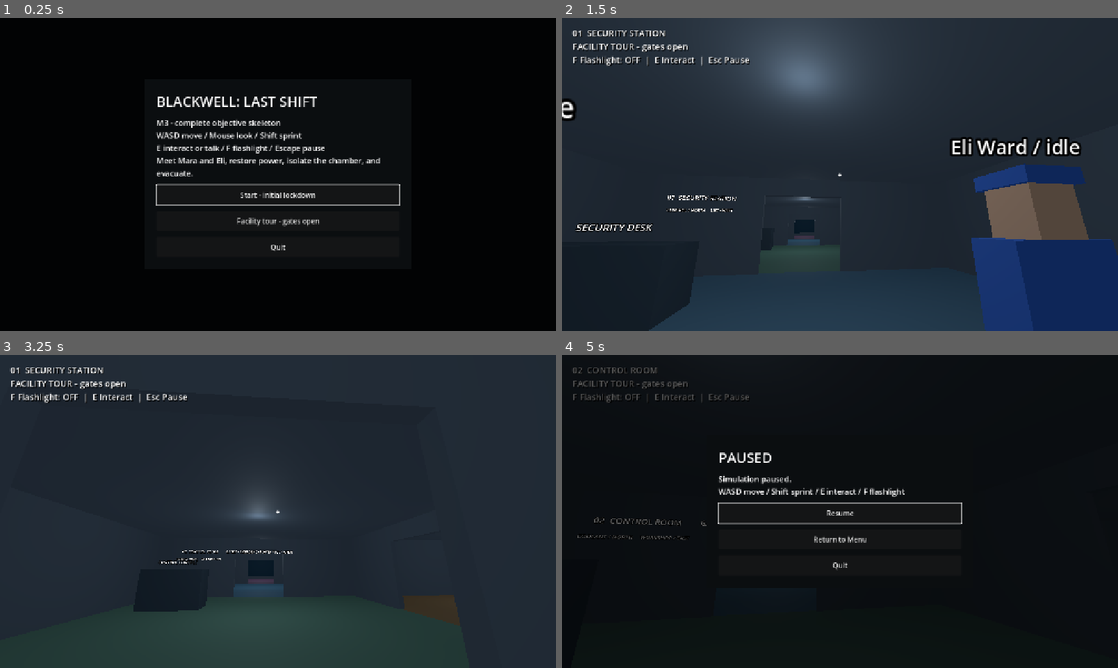
Above: before the commit, frames 1-4 (two rows, left to right).
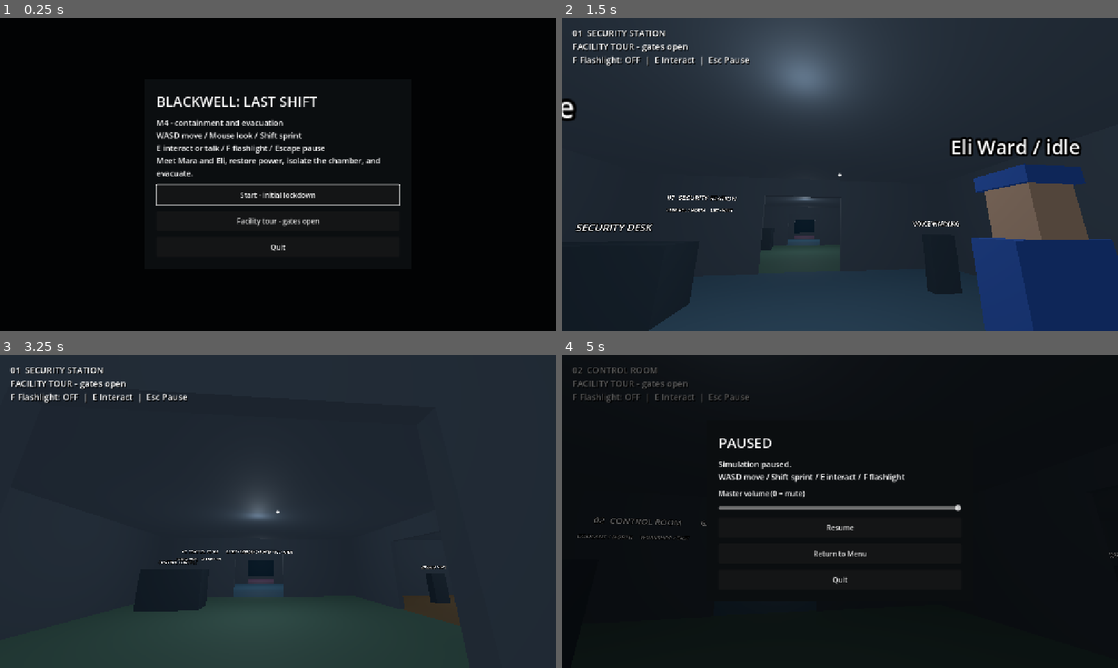
Above: after the commit, the same moments.

Repository: j043/CSC-4753-Artificial-Intelligence
Game: Godot game, scene res://scenes/main.tscn
The game is run twice, just before and just after one commit, with the same random seed, the same clock (stepped at 60 frames per second) and the same inputs.
Inputs (mouse positions are in pixels of both pictures, inside the frame that each line leads up to):
- Up to frame 1 (0.25 s): no input
- Up to frame 2 (1.5 s): click "Facility tour - gates open" at 0.5 s; tap Enter at 1.25 s; move the mouse to (867, 174) at 1.27 s; hold W (walk_forward) from 1.28 s (still down); hold F (flashlight) from 1.28 s (still down)
- Up to frame 3 (3.25 s): keep holding W (walk_forward); tap E (interact) at 1.55, 2.1 s; move the mouse to (250, 511) at 2.02 s; release F (flashlight) at 2.03 s; tap Shift (sprint) at 2.3 s; move the mouse to (289, 505) at 2.77 s; hold Shift (sprint) from 2.78 s (still down); tap J (journal, bound only after the commit) at 3.05 s
- Up to frame 4 (5 s): keep holding W (walk_forward); move the mouse to (834, 517) at 3.52 s; release Shift (sprint) at 3.53 s; tap J (journal, bound only after the commit) at 3.6 s; tap F (flashlight) at 3.8 s; move the mouse to (878, 514) at 4.27 s; hold F (flashlight) from 4.28 s (still down); tap E (interact) at 4.55 s; tap Escape (pause) at 4.9 s

The runs differ from the first frame. In frame 1, 0.2% of the frame differs, in the area x 29-51%, y 32-36%; in frame 2, 0.5%; in frame 3, 0.1%; in frame 4, 3.1%, in the area x 28-100%, y 26-74%.

Commit message:
Add M4 narrative events endings and checkpoint evacuation

Diff:
--- a/A1/game/scripts/facility.gd
+++ b/A1/game/scripts/facility.gd
@@ -43,6 +43,9 @@
 	sign_text("EXPERIMENTAL CHAMBER / SEALED", Vector3(0, 2.5, -41.4), 0, 25)
 	prop(Vector3(-15.5, 0.9, -2), Vector3(1, 1.8, 1), "Lift call panel", "Isolate the chamber, then board with both survivors to evacuate.")
 	box(Vector3(-16, 0.04, 1), Vector3(3, 0.08, 4), Color(0.6, 0.54, 0.27))
+	prop(Vector3(3.7, 0.7, -3), Vector3(0.7, 1.4, 0.4), "Voice warning", "")
+	prop(Vector3(9, 0.7, -15), Vector3(0.7, 1.4, 0.4), "Incident note", "")
+	prop(Vector3(-4, 0.7, -39), Vector3(0.7, 1.4, 0.4), "Isolation protocol", "")
 	build_navigation()
 
 func build_navigation() -> void:
--- a/A1/game/scripts/main.gd
+++ b/A1/game/scripts/main.gd
@@ -4,6 +4,8 @@
 const Player = preload("res://scripts/player.gd")
 const NPC = preload("res://scripts/npc.gd")
 const Progression = preload("res://scripts/progression.gd")
+const Narrative = preload("res://scripts/narrative.gd")
+var narrative: Node
 var progress: Node
 var speaker: CharacterBody3D
 var dialogue_page := "root"
@@ -28,7 +30,7 @@
 
 func _ready() -> void:
 	process_mode = Node.PROCESS_MODE_ALWAYS
-	for binding in [["walk_forward", KEY_W], ["walk_back", KEY_S], ["walk_left", KEY_A], ["walk_right", KEY_D], ["sprint", KEY_SHIFT], ["interact", KEY_E], ["flashlight", KEY_F], ["pause", KEY_ESCAPE]]:
+	for binding in [["walk_forward", KEY_W], ["walk_back", KEY_S], ["walk_left", KEY_A], ["walk_right", KEY_D], ["sprint", KEY_SHIFT], ["interact", KEY_E], ["flashlight", KEY_F], ["pause", KEY_ESCAPE], ["journal", KEY_J]]:
 		if not InputMap.has_action(binding[0]):
 			InputMap.add_action(binding[0])
 			var event := InputEventKey.new()
@@ -73,7 +75,7 @@
 	menu.add_theme_constant_override("separation", 14)
 	margin.add_child(menu)
 	show_menu()
-	print("Blackwell M3 ready")
+	print("Blackwell M4 ready")
 
 func label_at(offset: Vector2, size: int) -> Label:
 	var label := Label.new()
@@ -142,7 +144,7 @@
 	notice.text = ""
 	notice_queue.clear()
 	notice_time = 0
-	clear_menu("BLACKWELL: LAST SHIFT", "M3 - complete objective skeleton\nWASD move / Mouse look / Shift sprint\nE interact or talk / F flashlight / Escape pause\nMeet Mara and Eli, restore power, isolate the chamber, and evacuate.")
+	clear_menu("BLACKWELL: LAST SHIFT", "M4 - containment and evacuation\nWASD move / Mouse look / Shift sprint\nE interact or talk / F flashlight / Escape pause\nMeet Mara and Eli, restore power, isolate the chamber, and evacuate.")
 	button("Start - initial lockdown", start.bind(false))
 	button("Facility tour - gates open", start.bind(true))
 	button("Quit", func(): get_tree().quit())
@@ -161,6 +163,9 @@
 	progress.app = self
 	world.add_child(progress)
 	world.progression = progress
+	narrative = Narrative.new()
+	narrative.app = self
+	world.add_child(narrative)
 	player.object_selected.connect(interact_object)
 	player.interacted.connect(show_notice)
 	player.npc_selected.connect(open_dialogue)
@@ -199,13 +204,29 @@
 	mode = "pause"
 	get_tree().paused = true
 	clear_menu("PAUSED", "Simulation paused.\nWASD move / Shift sprint / E interact / F flashlight")
+	var volume_label := Label.new()
+	volume_label.text = "Master volume (0 = mute)"
+	menu.add_child(volume_label)
+	var volume := HSlider.new()
+	volume.min_value = 0
+	volume.max_value = 100
+	volume.value = AudioServer.get_bus_volume_linear(0) * 100
+	volume.value_changed.connect(func(value: float): AudioServer.set_bus_volume_linear(0, value / 100.0))
+	menu.add_child(volume)
 	button("Resume", resume)
+	if not narrative.checkpoint.is_empty():
+		button("Restart Checkpoint", retry_checkpoint)
 	button("Return to Menu", show_menu)
 	button("Quit", func(): get_tree().quit())
 
 func _input(event: InputEvent) -> void:
+	if event.is_action_pressed("journal") and mode == "play" and not tour and progress.stage < 6:
+		show_journal()
+		get_viewport().set_input_as_handled()
 	if event.is_action_pressed("pause") and not event.is_echo():
-		if mode == "dialogue":
+		if mode in ["journal", "decision"]:
+			resume()
+		elif mode == "dialogue":
 			close_dialogue()
 		elif mode == "play":
 			pause_game()
@@ -320,26 +341,114 @@
 	if mode != "play" or not is_instance_valid(player):
 		return
 	hud.text = "%s\n%s\nF Flashlight: %s  |  E Interact  |  Esc Pause" % [world.area_name(player.position), "FACILITY TOUR - gates open" if tour else ("O%d/6: %s\n%s" % [mini(progress.stage, 6), progress.hint(), progress.readiness()]), "ON" if player.light.visible else "OFF"]
-	prompt.position.y = hud.position.y + hud.size.y + 12
 	var target: Object = player.interaction_target()
 	prompt.text = "[E] " + str(target.get_meta("prompt")) if target else ""
 	update_notice(delta)
 	if not tour:
-		progress.tick()
+		narrative.tick(delta)
+		if mode == "play":
+			progress.tick()
+		if progress.stage == 6:
+			hud.text += "\nEVACUATION: %03d seconds | Both survivors must board" % ceili(narrative.remaining)
+		else:
+			hud.text += "\nJ - Journal (%d/3)" % narrative.clues.size()
+	prompt.position.y = hud.position.y + hud.size.y + 12
 
 func interact_object(target: Object) -> void:
 	replace_interaction_feedback()
+	var id: String = target.get_meta("object_id", "")
+	if id in Narrative.CLUES and not tour:
+		if progress.stage >= 6:
+			show_notice("Evacuate now. The lift is west of security.")
+		else:
+			narrative.collect(id)
+		return
 	if tour:
 		show_notice("Facility tour: inspection only; no component collected. Choose Start - initial lockdown to play objectives." if target.get_meta("object_id", "") == "Maintenance workbench" else str(target.get_meta("message")))
 	else:
 		progress.interact(target)
 
 func show_success() -> void:
-	mode = "success"
+	show_outcome("EVACUATION COMPLETE", "You trusted the survivors. Isolation contained the entity, and all three of you reached the surface. The voice remains sealed below.", "success")
+
+func show_outcome(title: String, text: String, outcome := "ending") -> void:
+	mode = outcome
 	player.controls_enabled = false
 	get_tree().paused = true
 	notice.text = ""
 	notice_queue.clear()
-	clear_menu("EVACUATION COMPLETE", "You, Mara, and Eli escaped. The chamber remains isolated.\nM3 playable skeleton complete. Narrative choices and timed escape arrive in M4.")
+	narrative.stop_alarm()
+	clear_menu(title, text)
+	if not narrative.checkpoint.is_empty():
+		button("Retry Checkpoint", retry_checkpoint)
 	button("New Game", func(): show_menu(); start(false))
 	button("Return to Menu", show_menu)
+
+func show_decision() -> void:
+	mode = "decision"
+	player.controls_enabled = false
+	get_tree().paused = true
+	notice.hide()
+	clear_menu("CHAMBER CONTROL", "Intercom (Mara's voice): Reconnect. Let me out.\nMara Voss: That isn't me. Isolate the chamber.\nEli Ward: We're both ready. Reconnection bypasses containment.\n\nCheckpoint saved. Choose whom to trust.")
+	button("Trust survivors / ISOLATE", narrative.choose.bind("isolate"))
+	button("Trust intercom / RECONNECT", confirm_reconnect)
+	button("Back to facility", resume)
+
+func confirm_reconnect() -> void:
+	clear_menu("CONFIRM RECONNECTION", "The survivors warn that reconnection bypasses containment. Follow the intercom anyway?")
+	button("Reconnect anyway", narrative.choose.bind("reconnect"))
+	button("Back", show_decision)
+
+func show_journal(id := "") -> void:
+	mode = "journal"
+	player.controls_enabled = false
+	get_tree().paused = true
+	notice.hide()
+	clear_menu("FIELD NOTES", Narrative.CLUES[id] if id != "" else "Collected notes remain available here. Escape returns to the facility.")
+	for clue in narrative.clues:
+		button(clue, show_journal.bind(clue))
+	if narrative.clues.is_empty():
+		var empty := Label.new()
+		empty.text = "No notes collected. Look for labeled documents in the facility."
+		menu.add_child(empty)
+	button("Return to facility", resume)
+
+func retry_checkpoint() -> void:
+	if narrative.checkpoint.is_empty():
+		return
+	var saved: Dictionary = narrative.checkpoint.duplicate(true)
+	show_menu()
+	# Recreate the whole world with both permanent gates open. No old timers or callbacks survive.
+	start(true)
+	tour = false
+	world.tour = false
+	for child in world.get_children():
+		if child is Label3D:
+			child.text = child.text.replace("TOUR OPEN", "OPEN")
+	progress.stage = 5
+	progress.component = "consumed"
+	progress.met.assign(saved.met)
+	progress.completed.assign(saved.completed)
+	progress.pending.assign(saved.pending)
+	progress.active = saved.active
+	progress.line_index = saved.line_index
+	progress.warning_known = saved.warning
+	narrative.clues.assign(saved.clues)
+	narrative.fired.assign(saved.fired)
+	narrative.checkpoint = saved.duplicate(true)
+	player.position = saved.player
+	player.rotation = saved.yaw
+	player.camera.rotation = saved.pitch
+	player.light.visible = saved.flashlight
+	for i in 2:
+		var npc = world.npcs[i]
+		npc.position = saved.npcs[i].position
+		npc.rotation = saved.npcs[i].rotation
+		npc.destination = saved.npcs[i].destination
+		npc.state = "perform_task"
+		npc.task_id = "isolation"
+		npc.task_ready = true
+	for child in world.get_children():
+		if child.get_meta("object_id", "") == "Maintenance workbench":
+			child.set_meta("prompt", "Inspect empty component tray")
+	show_decision()
--- /dev/null
+++ b/A1/game/scripts/narrative.gd
@@ -0,0 +1,119 @@
+extends Node
+## Run-local narrative state; checkpoint contains values, never live node references.
+var app: Control
+var clues: Array[String] = []
+var fired: Array[String] = []
+var checkpoint: Dictionary = {}
+var remaining := 120.0
+var decision := ""
+var figure: Node3D
+var figure_time := 0.0
+var light_time := 0.0
+var alarm: AudioStreamPlayer
+const CLUES := {
+	"Voice warning": "VOICE AUTHENTICATION WARNING\nThe chamber can reproduce a familiar voice. A voice alone is not proof of identity. Verify instructions against physical instruments and the isolation protocol.",
+	"Incident note": "INCIDENT 17\nAn operator heard a colleague asking to reconnect the chamber. The colleague was off-site. Reconnection increased the anomaly; isolation reduced it.",
+	"Isolation protocol": "ISOLATION PROTOCOL\nEngineer: hold the maintenance panel. Security: hold the override. Technician: select ISOLATE. Reconnection bypasses containment. After isolation, evacuate together via the western lift."
+}
+
+func collect(id: String) -> void:
+	if id not in clues:
+		clues.append(id)
+	app.show_journal(id)
+
+func save_checkpoint() -> void:
+	var p = app.progress
+	checkpoint = {"clues": clues.duplicate(), "fired": fired.duplicate(), "met": p.met.duplicate(), "completed": p.completed.duplicate(), "pending": p.pending.duplicate(), "active": p.active, "line_index": p.line_index, "warning": p.warning_known, "player": app.player.position, "yaw": app.player.rotation, "pitch": app.player.camera.rotation, "flashlight": app.player.light.visible, "npcs": []}
+	for npc in app.world.npcs:
+		checkpoint.npcs.append({"position": npc.position, "rotation": npc.rotation, "destination": npc.destination})
+
+func choose(choice: String) -> void:
+	if app.mode != "decision" or app.progress.isolation_missing() != "":
+		return
+	app.replace_interaction_feedback()
+	decision = choice
+	if choice == "reconnect":
+		app.show_outcome("CONTAINMENT BREACH", "You trusted the copied voice and reconnected the chamber. The isolation circuit fell silent. Something wearing Mara's voice reached the surface.")
+	elif choice == "isolate":
+		app.progress.stage = 6
+		remaining = 120.0
+		fired.append("alarm")
+		start_alarm()
+		app.resume()
+		app.show_notice("CONTAINMENT ALARM: 120 seconds. Mara and Eli are heading to the lift. Join them.")
+		if app.world.navigation_ready:
+			for npc in app.world.npcs:
+				npc.command("evacuate")
+
+func start_alarm() -> void:
+	alarm = AudioStreamPlayer.new()
+	var wave := AudioStreamWAV.new()
+	wave.mix_rate = 22050
+	wave.format = AudioStreamWAV.FORMAT_16_BITS
+	var samples := PackedByteArray()
+	samples.resize(22050 * 2)
+	for i in 22050:
+		var envelope := 0.22 if i < 15000 else 0.0
+		samples.encode_s16(i * 2, int(sin(TAU * 440.0 * i / 22050.0) * 32767 * envelope))
+	wave.data = samples
+	wave.loop_mode = AudioStreamWAV.LOOP_FORWARD
+	wave.loop_end = 22050
+	alarm.stream = wave
+	alarm.volume_db = -16
+	add_child(alarm)
+	alarm.play()
+
+func tick(delta: float) -> void:
+	if app.tour or app.mode != "play":
+		return
+	if app.progress.stage == 6:
+		remaining = maxf(0.0, remaining - delta)
+		if remaining <= 0:
+			app.show_outcome("EVACUATION FAILED", "The evacuation window closed before everyone boarded. Retry the console checkpoint to try again.")
+			return
+	var at: Vector3 = app.player.position
+	if app.progress.stage >= 4 and at.z < -20 and at.z > -29 and "lights" not in fired:
+		fired.append("lights")
+		light_time = 2.5
+		set_gallery_lights(0.08)
+	if light_time > 0:
+		light_time = maxf(0, light_time - delta)
+		if light_time == 0:
+			set_gallery_lights(1.1)
+	if app.progress.stage >= 5 and at.z < -33 and "figure" not in fired:
+		# Trigger only when the window is in front of the player.
+		var toward: Vector3 = Vector3(0, 1.6, -41.3) - app.player.camera.global_position
+		if -app.player.camera.global_basis.z.dot(toward.normalized()) > 0.65:
+			fired.append("figure")
+			figure = Node3D.new()
+			app.world.add_child(figure)
+			for part in [[Vector3(0, 1.3, -41.3), Vector3(0.6, 1.4, 0.12)], [Vector3(0, 2.2, -41.3), Vector3(0.4, 0.4, 0.12)]]:
+				var mesh := MeshInstance3D.new()
+				var shape := BoxMesh.new()
+				shape.size = part[1]
+				mesh.mesh = shape
+				mesh.position = part[0]
+				var material := StandardMaterial3D.new()
+				material.albedo_color = Color(0.01, 0.01, 0.015)
+				material.shading_mode = BaseMaterial3D.SHADING_MODE_UNSHADED
+				mesh.material_override = material
+				figure.add_child(mesh)
+			figure_time = 1.8
+	if figure_time > 0:
+		figure_time = maxf(0, figure_time - delta)
+		if figure_time == 0 and is_instance_valid(figure):
+			figure.queue_free()
+
+func set_gallery_lights(energy: float) -> void:
+	for child in app.world.get_children():
+		if child is OmniLight3D and child.position.z < -18 and child.position.z > -30:
+			child.light_energy = energy
+
+
+func stop_alarm() -> void:
+	if is_instance_valid(alarm):
+		alarm.stop()
+		alarm.stream = null
+
+func _exit_tree() -> void:
+	stop_alarm()
--- a/A1/game/scripts/progression.gd
+++ b/A1/game/scripts/progression.gd
@@ -69,13 +69,13 @@
 			if missing != "":
 				app.show_notice("Isolation unavailable: " + missing)
 			elif stage == 5:
-				stage = 6
-				app.show_notice("Chamber isolated. Mara and Eli are heading to the lift. Join them.")
-				for npc in app.world.npcs:
-					npc.command("evacuate")
+				app.narrative.save_checkpoint()
+				app.show_decision()
 		"Lift call panel":
 			if stage != 6:
 				app.show_notice("Lift unavailable. " + hint())
+			elif app.narrative.remaining <= 0:
+				app.show_outcome("EVACUATION FAILED", "The evacuation window closed. Retry the checkpoint.")
 			elif not ready_for(app.world.npcs[0], "evacuate") or not ready_for(app.world.npcs[1], "evacuate"):
 				app.show_notice("Waiting for Mara and Eli to board. Clear their route to the lift.")
 			else:
@@ -115,7 +115,7 @@
 		queue_exchange("warning")
 	if stage == 6 and app.world.navigation_ready:
 		for npc in app.world.npcs:
-			if npc.state == "wait":
+			if npc.state == "wait" or npc.task_id != "evacuate":
 				npc.command("evacuate")
 	if app.mode != "play" or not app.notice.text.is_empty() or not app.notice_queue.is_empty():
 		return
--- a/A1/game/tests/m3_checks.gd
+++ b/A1/game/tests/m3_checks.gd
@@ -97,7 +97,9 @@
 	mara.command("isolation")
 	await frames(10)
 	p.interact(console)
-	check(p.stage == 6, "Reassignment permits cooperative isolation")
+	check(app.mode == "decision", "Reassignment permits final decision")
+	app.narrative.choose("isolate")
+	check(p.stage == 6, "Survivor choice commits cooperative isolation")
 	p.interact(lift)
 	check(p.stage == 6, "Lift waits for survivors")
 	var before: Vector3 = mara.position
@@ -118,4 +120,6 @@
 	print("M3: %d checks, %d failures" % [checks, failures])
 	app.show_menu()
 	await frames(2)
+	# Let the audio mixer release stopped playback buffers before engine teardown.
+	await create_timer(0.2).timeout
 	quit(1 if failures else 0)
--- /dev/null
+++ b/A1/game/tests/m4_checks.gd
@@ -0,0 +1,117 @@
+extends SceneTree
+var app: Control
+var checks := 0
+var failures := 0
+func _initialize() -> void:
+	call_deferred("run")
+func check(value: bool, message: String) -> void:
+	checks += 1
+	if value:
+		print("PASS: " + message)
+	else:
+		failures += 1
+		push_error("FAIL: " + message)
+func frames(count: int) -> void:
+	for i in count:
+		await physics_frame
+		await process_frame
+func run() -> void:
+	app = load("res://scenes/main.tscn").instantiate()
+	root.add_child(app)
+	app.start(false)
+	await frames(5)
+	check(app.narrative.checkpoint.is_empty(), "No checkpoint at new game")
+	for id in app.narrative.CLUES:
+		app.narrative.collect(id)
+		check(app.mode == "journal" and paused and not app.player.controls_enabled, "Clue opens readable paused journal: " + id)
+		app.resume()
+	app.narrative.collect("Voice warning")
+	check(app.narrative.clues.size() == 3, "Rereading never duplicates clues")
+	app.resume()
+	app.progress.stage = 5
+	app.progress.component = "consumed"
+	app.progress.warning_known = true
+	app.progress.completed.assign(["briefing", "access", "warning"])
+	app.world.unlock_gate(0)
+	await frames(5)
+	app.world.unlock_gate(1)
+	await frames(5)
+	app.player.position = Vector3(0, 0.05, -24)
+	app.narrative.tick(0)
+	check("lights" in app.narrative.fired and app.narrative.light_time > 0, "Occupied gallery triggers lighting event")
+	app.narrative.tick(3)
+	app.narrative.tick(0)
+	check(app.narrative.fired.count("lights") == 1 and app.narrative.light_time == 0, "Lighting restores and does not retrigger")
+	app.player.position = Vector3(0, 0.05, -36)
+	app.player.rotation.y = 0
+	app.narrative.tick(0)
+	check(is_instance_valid(app.narrative.figure), "Window figure appears when approached facing window")
+	app.narrative.tick(2)
+	await frames(2)
+	check(not is_instance_valid(app.narrative.figure) and app.narrative.fired.count("figure") == 1, "Window figure vanishes once")
+	for i in 2:
+		var npc = app.world.npcs[i]
+		npc.position = Vector3(-2, 0.05, -36) if i == 0 else Vector3(2, 0.05, -38)
+		npc.destination = npc.position
+		npc.state = "perform_task"
+		npc.task_id = "isolation"
+		npc.task_ready = true
+	app.player.position = Vector3(2, 0.05, -35)
+	app.narrative.save_checkpoint()
+	var baseline: Dictionary = app.narrative.checkpoint.duplicate(true)
+	app.show_decision()
+	check(paused and app.narrative.remaining == 120 and app.progress.stage == 5, "Pre-decision checkpoint freezes readiness with full inactive timer")
+	app.confirm_reconnect()
+	check(app.mode == "decision" and app.narrative.decision == "", "Reconnect requires explicit confirmation")
+	app.narrative.choose("reconnect")
+	check(app.mode == "ending" and app.progress.stage == 5 and app.narrative.decision == "reconnect", "Reconnect produces distinct breach ending without isolation")
+	for iteration in 3:
+		app.retry_checkpoint()
+		await frames(5)
+		check(app.mode == "decision" and app.progress.stage == 5 and app.narrative.remaining == 120 and app.narrative.decision == "", "Retry resets decision and timer: " + str(iteration))
+		check(app.player.position == baseline.player and app.progress.isolation_missing() == "", "Retry restores player and both ready NPCs: " + str(iteration))
+		check(app.narrative.clues.size() == 3 and app.narrative.fired == baseline.fired and app.world.gates.is_empty(), "Retry restores notes/events and open gates: " + str(iteration))
+		check(not is_instance_valid(app.narrative.alarm) and app.notice.text.is_empty(), "Retry clears alarm and stale subtitle state: " + str(iteration))
+		app.narrative.choose("isolate")
+		check(app.progress.stage == 6 and app.narrative.alarm.playing and app.narrative.fired.count("alarm") == 1, "Isolation triggers alarm and evacuation once: " + str(iteration))
+		app.pause_game()
+		var remaining: float = app.narrative.remaining
+		await frames(20)
+		check(app.narrative.remaining == remaining, "Pause freezes countdown: " + str(iteration))
+		app.resume()
+		app.narrative.tick(121)
+		check(app.mode == "ending" and app.narrative.remaining == 0 and not app.narrative.alarm.playing, "Timeout shows failure and stops alarm: " + str(iteration))
+	app.retry_checkpoint()
+	await frames(5)
+	app.narrative.choose("isolate")
+	app.retry_checkpoint()
+	app.narrative.choose("isolate")
+	await frames(10)
+	check(app.world.npcs[0].task_id == "evacuate" and app.world.npcs[1].task_id == "evacuate", "Immediate retry choice waits for rebuilt navigation and then evacuates")
+	app.pause_game()
+	for control in app.menu.get_children():
+		if control is HSlider:
+			control.value = 0
+	check(AudioServer.get_bus_volume_linear(0) == 0, "Pause volume control mutes the Master bus used by the alarm")
+	AudioServer.set_bus_volume_linear(0, 1)
+	app.resume()
+	app.narrative.remaining = 0
+	for npc in app.world.npcs:
+		npc.task_id = "evacuate"
+		npc.task_ready = true
+		npc.state = "perform_task"
+		npc.destination = npc.position
+	for child in app.world.get_children():
+		if child.get_meta("object_id", "") == "Lift call panel":
+			app.progress.interact(child)
+	check(app.mode == "ending" and app.progress.stage == 6, "Zero-time lift cannot win timeout race")
+	app.show_menu()
+	app.start(false)
+	await frames(5)
+	check(app.narrative.clues.is_empty() and app.narrative.fired.is_empty() and app.narrative.checkpoint.is_empty(), "New game clears clues events and checkpoint")
+	app.show_menu()
+	await frames(5)
+	print("M4: %d checks, %d failures" % [checks, failures])
+	# Let the audio mixer release stopped playback buffers before engine teardown.
+	await create_timer(0.2).timeout
+	quit(1 if failures else 0)
--- /dev/null
+++ b/A1/game/tests/m4_visuals.gd
@@ -0,0 +1,38 @@
+extends SceneTree
+func _initialize() -> void:
+	call_deferred("run")
+func capture(file: String) -> void:
+	for i in 8:
+		await process_frame
+	await RenderingServer.frame_post_draw
+	root.get_texture().get_image().save_png(ProjectSettings.globalize_path("res://../builds/" + file))
+func run() -> void:
+	var app = load("res://scenes/main.tscn").instantiate()
+	root.add_child(app)
+	app.start(true)
+	app.tour = false
+	app.progress.stage = 5
+	app.player.position = Vector3(0, 0.05, -36)
+	app.narrative.tick(0)
+	await capture("m4-figure.png")
+	app.narrative.collect("Isolation protocol")
+	await capture("m4-journal.png")
+	app.resume()
+	for i in 2:
+		var npc = app.world.npcs[i]
+		npc.position = Vector3(-2 if i == 0 else 2, 0.05, -38)
+		npc.destination = npc.position
+		npc.state = "perform_task"
+		npc.task_id = "isolation"
+		npc.task_ready = true
+	app.narrative.save_checkpoint()
+	app.show_decision()
+	await capture("m4-decision.png")
+	root.size = Vector2i(1920, 1080)
+	await capture("m4-decision-1080.png")
+	app.narrative.choose("isolate")
+	await capture("m4-escape.png")
+	app.show_menu()
+	for i in 8:
+		await process_frame
+	quit()
Not shown, added: A1/game/scripts/narrative.gd.uid
Not shown, added: A1/game/tests/m4_checks.gd.uid
Not shown, added: A1/game/tests/m4_visuals.gd.uid
Not shown, changed: A1/CREDITS.md
Not shown, changed: A1/docs/demo-checklist.md
Not shown, changed: A1/docs/development-summary.md
Not shown, changed: A1/docs/verification.md
Not shown, changed: A1/prompts.txt
Not shown, changed: A1/spec.md
